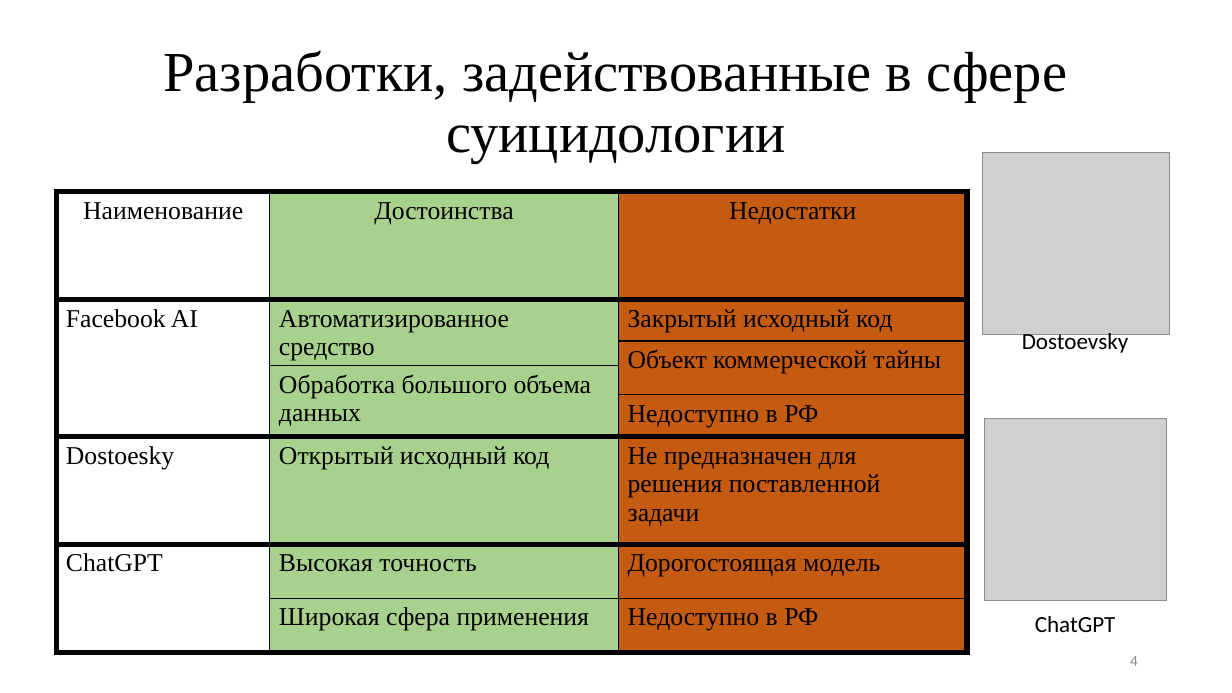
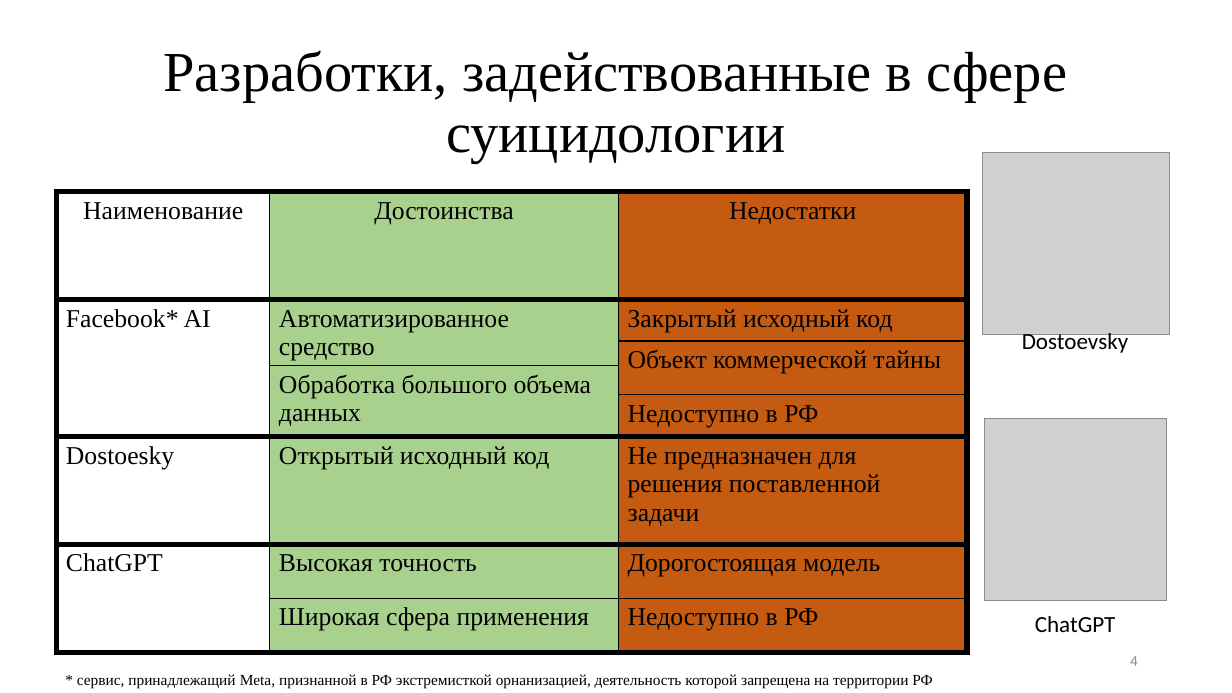
Before and after one commit to TheSawIsTheLaw/iWannaKillMyself, a slide deck: slide 4 of iWannaNote/iHatePresentations/presentation.pptx. Drawn at 1232x693 pixels with LibreOffice and Linux fonts; fonts in the diff are those of the drawing; grey boxes stand for pictures. Boxes give left, top, right and bottom in pixels: in the first picture for what was removed or moved away, otherwise in the second. Text is boxed around its words. In the diff, an @@ line names an element or a change of style, - is before the commit and + after.

```diff
--- a/iWannaNote/iHatePresentations/presentation.pptx
+++ b/iWannaNote/iHatePresentations/presentation.pptx
@@ table at box(56, 191, 967, 657) @@
-row 2, column 1: Facebook AI
+row 2, column 1: Facebook* AI
@@ text added at box(77, 674, 932, 689), 12 pt, text #000000 @@
+* сервис, принадлежащий Meta, признанной в РФ экстремисткой орнанизацией, деятельность которой запрещена на территории РФ
```
Also in this commit, not shown: 2 other files.
